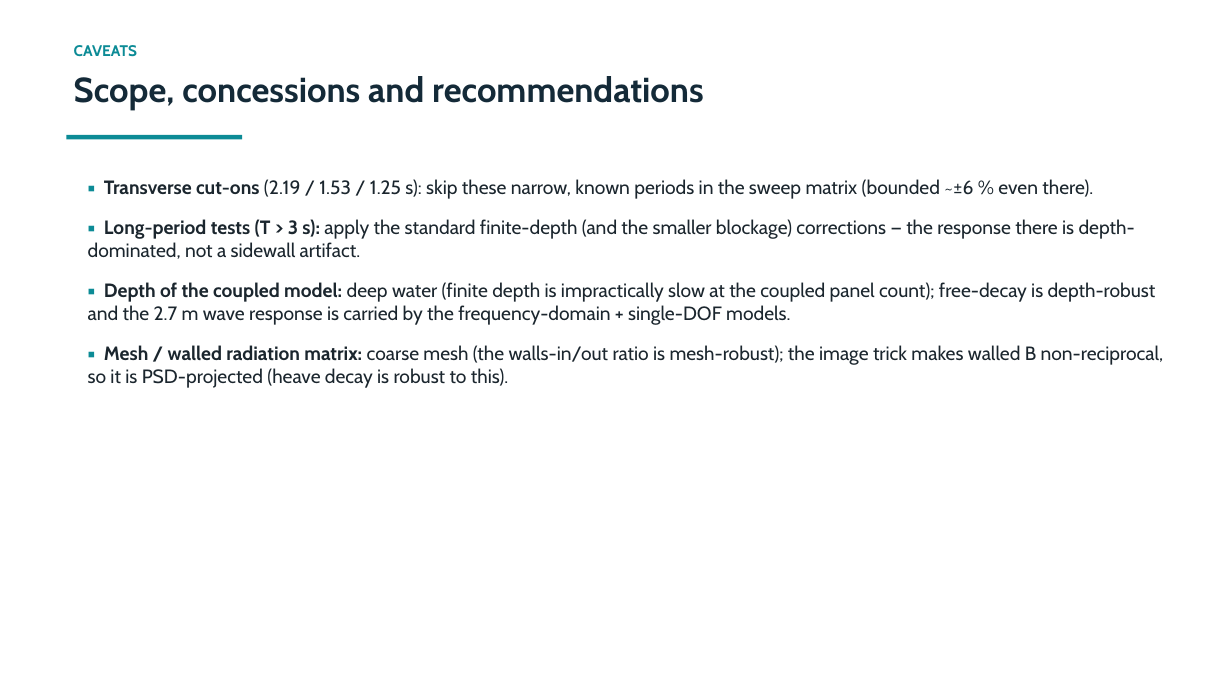
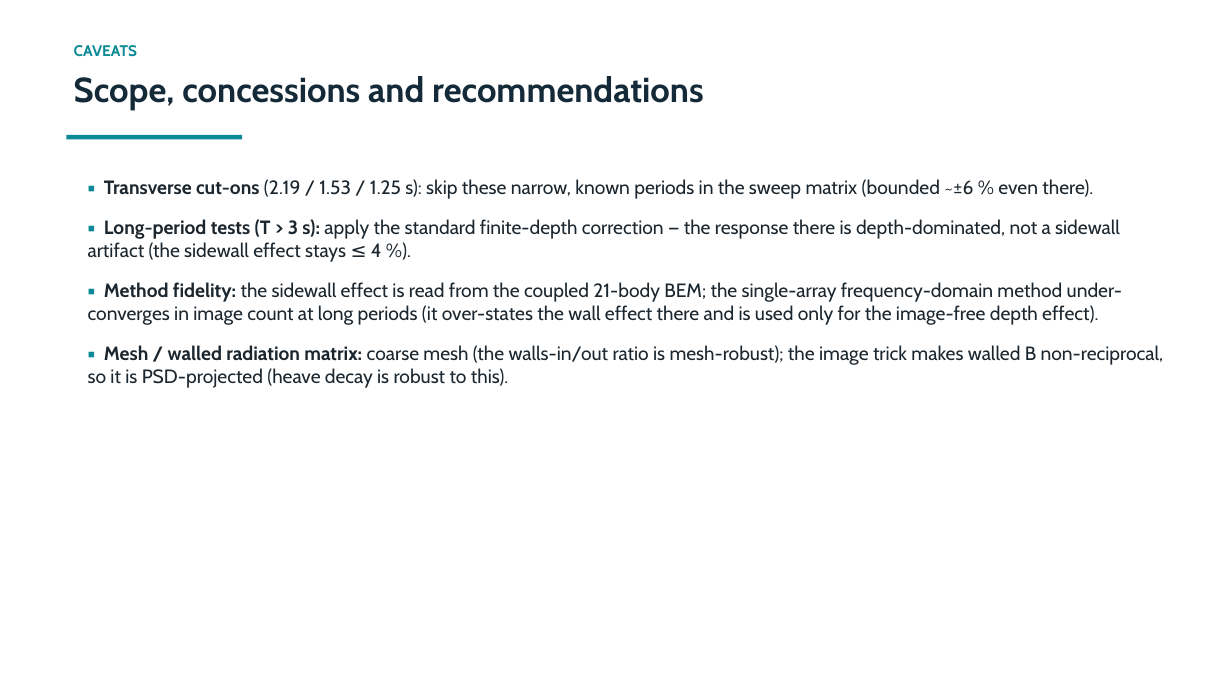
Before and after one commit to xabi80/HSP, a slide deck: slide 11 of studies/platform-12buoy/flume-wall-effect/Flume_wall_effect_technical.pptx. Drawn at 1232x693 pixels with LibreOffice and Linux fonts; fonts in the diff are those of the drawing. Boxes give left, top, right and bottom in pixels: in the first picture for what was removed or moved away, otherwise in the second. Text is boxed around its words. In the diff, an @@ line names an element or a change of style, - is before the commit and + after.

```diff
--- a/studies/platform-12buoy/flume-wall-effect/Flume_wall_effect_technical.pptx
+++ b/studies/platform-12buoy/flume-wall-effect/Flume_wall_effect_technical.pptx
@@ text at <box>88,219,1122,325</box>: text changed @@
-▪ Long-period tests (T > 3 s): apply the standard finite-depth (and the smaller blockage) corrections — the response there is depth-dominated, not a sidewall artifact.
-▪ Depth of the coupled model: deep water (finite depth is impractically slow at the coupled panel count); free-decay is depth-robust and the 2.7 m wave response is carried by the frequency-domain + single-DOF models.
+▪ Long-period tests (T > 3 s): apply the standard finite-depth correction — the response there is depth-dominated, not a sidewall artifact (the sidewall effect stays ≤ 4 %).
+▪ Method fidelity: the sidewall effect is read from the coupled 21-body BEM; the single-array frequency-domain method under-converges in image count at long periods (it over-states the wall effect there and is used only for the image-free depth effect).
```
Also in this commit, not shown: 7 other slides changed, 1 slide added, 1 slide removed, 13 other files.
